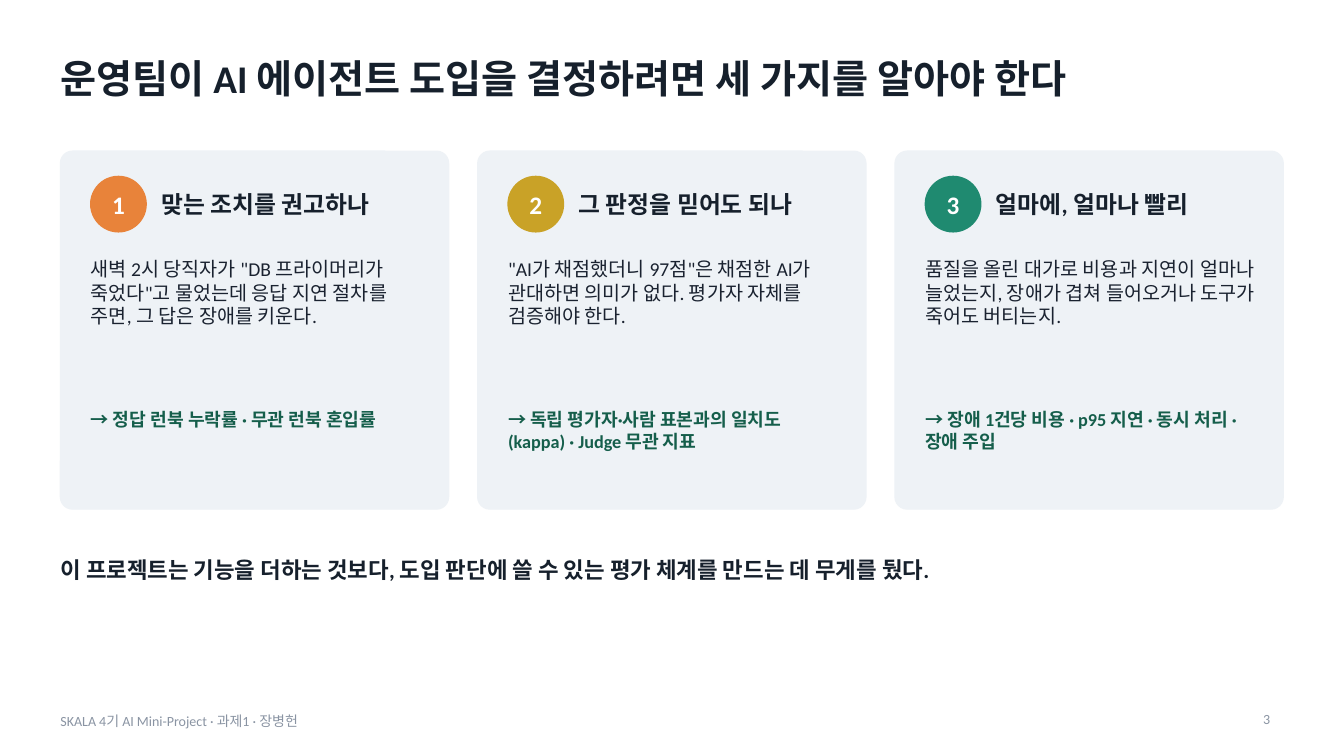
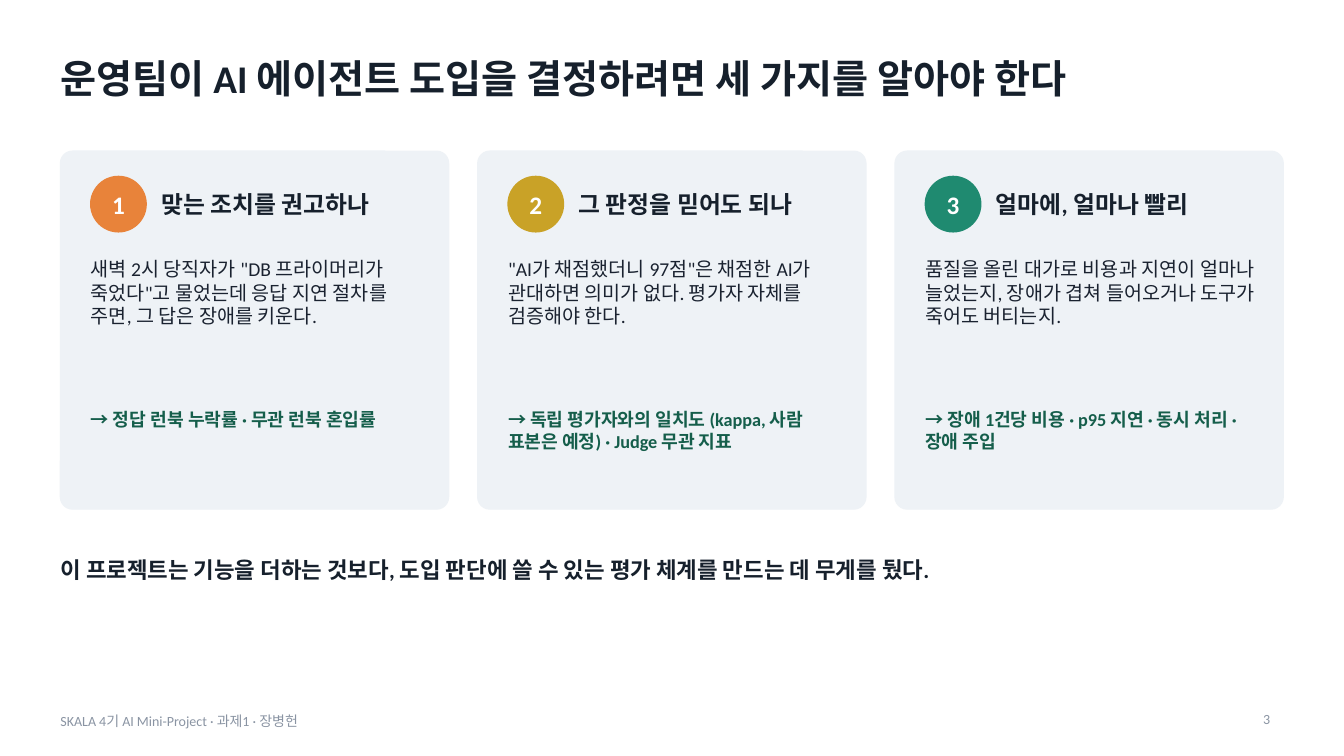
Before and after one commit to jang961111-hash/incident-agent-ablation, a slide deck: slide 3 of deck/incident-agent-ablation.pptx. Drawn at 1344x756 pixels with LibreOffice and Linux fonts; fonts in the diff are those of the drawing. Boxes give left, top, right and bottom in pixels: in the first picture for what was removed or moved away, otherwise in the second. Text is boxed around its words. In the diff, an @@ line names an element or a change of style, - is before the commit and + after.

```diff
--- a/deck/incident-agent-ablation.pptx
+++ b/deck/incident-agent-ablation.pptx
@@ text at (508,410,803,451): text changed @@
-→ 독립 평가자·사람 표본과의 일치도 (kappa) · Judge 무관 지표
+→ 독립 평가자와의 일치도 (kappa, 사람 표본은 예정) · Judge 무관 지표
```
Also in this commit, not shown: 6 other slides changed, 6 other files.
